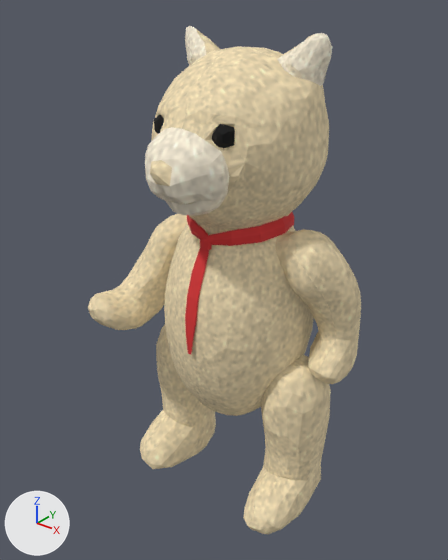
One commit to the glTF model assets/characters/bap/bap2.glb: the scene before it, then after it.
One viewpoint serves both versions: a 50 mm camera at (1.83, -2.33, 2.81) aimed at (-0.04, 0.0, 1.36). The lights are fixed; the arrows at lower left show +X, +Y and +Z. The first picture is the older version.

In view in the first picture: '0', '1'.
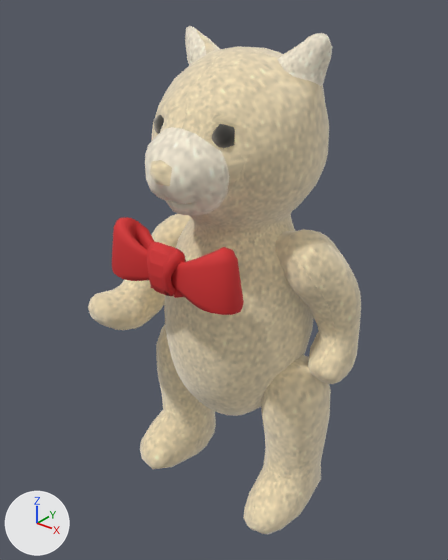
Boxes (x1, y1, x2, y2) around the edits, measured in the pictures (448 x 560 px):
'0', surface changed
    both: (88, 26, 361, 535)
'no_co', added (red)
    after: (112, 217, 244, 315)
'1', deleted (red)
    before: (185, 212, 294, 354)

Diff of the bpy script that builds the scene:
```diff
--- a/assets/characters/bap/bap2.glb.py
+++ b/assets/characters/bap/bap2.glb.py
@@ mat_body @@
 mat_body.roughness = 0.9
+mat_body.sheen_weight = 1.0
@@ me_no_gau_2_001 @@
+me_no_gau_2_001.from_pydata(...)  # 542 vertices, 1019 faces; spans x -0.401..0.399, y -0.536..-0.345, z 1.495..1.775
+me_no_gau_2_001.materials.append(mat_no_mau)  # red #d63031
@@ ob_1 @@
-ob_1 = bpy.data.objects.new('1', me_1_002)
-ob_1.location = (0.0, 0.0, 0.0)
@@ ob_no_co @@
+ob_no_co = bpy.data.objects.new('no_co', me_no_gau_2_001)
+ob_no_co.location = (0.0, 0.0, 0.0)
```
